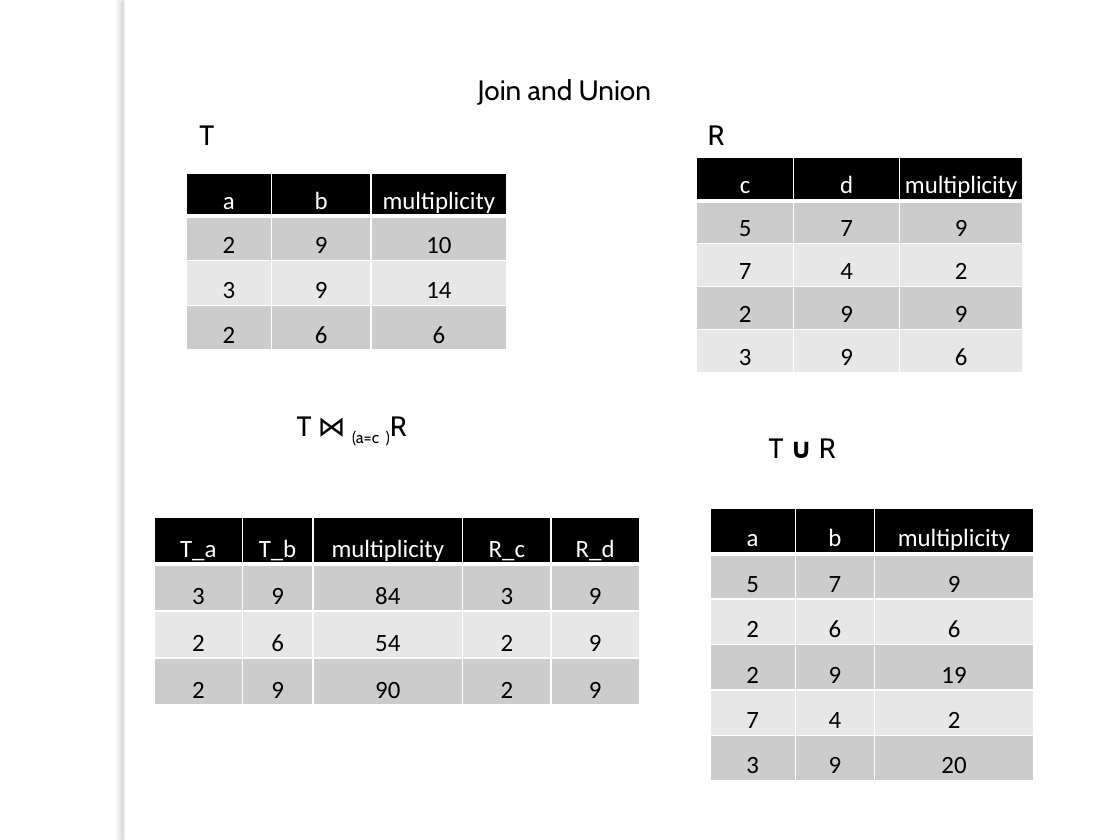
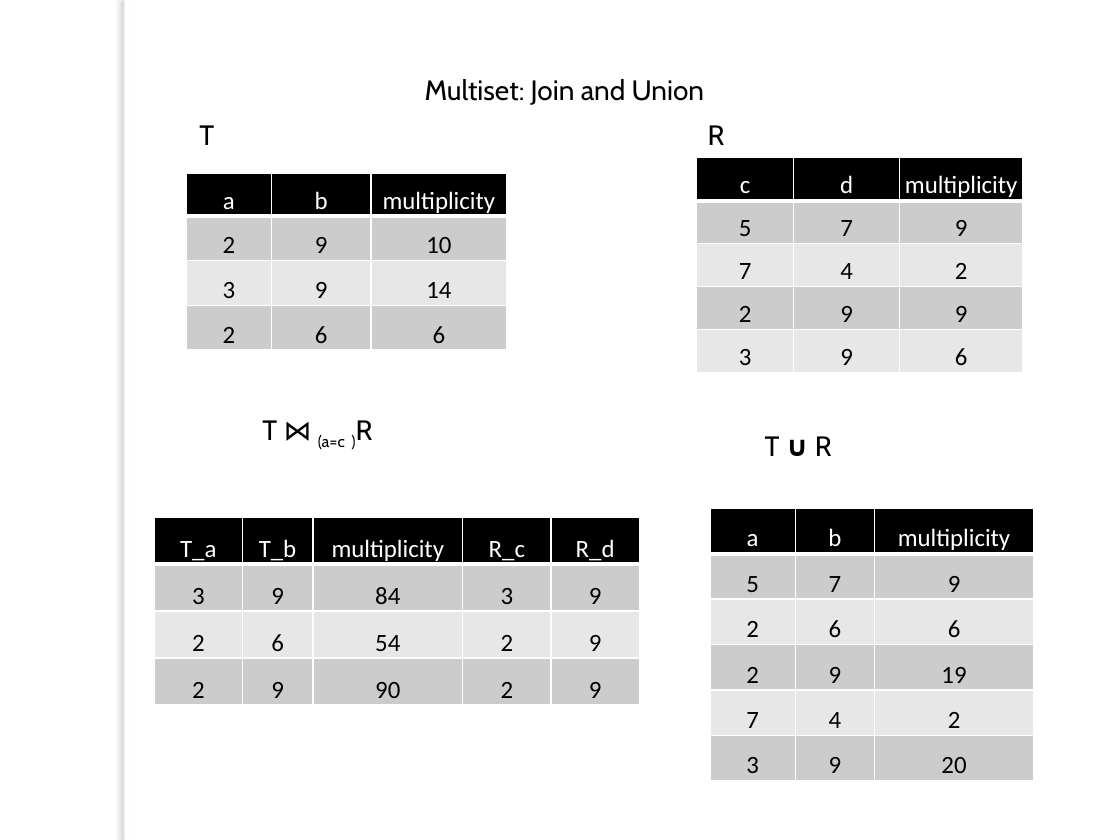
Before and after one commit to ZAsadi/MyRepository, a slide deck: slide 2 of Final_Presentation.pptx. Drawn at 1120x840 pixels with LibreOffice and Linux fonts; fonts in the diff are those of the drawing; background and template pictures are left out. Boxes give left, top, right and bottom in pixels: in the first picture for what was removed or moved away, otherwise in the second. Text is boxed around its words. In the diff, an @@ line names an element or a change of style, - is before the commit and + after.

```diff
--- a/Final_Presentation.pptx
+++ b/Final_Presentation.pptx
@@ text at [425, 79, 704, 105]: text changed @@
-Join and Union
+Multiset: Join and Union
@@ text "T ⋈ (a=c )R": place and size @@
-text "T ⋈ (a=c )R" at [297, 416, 407, 446]
+text "T ⋈ (a=c )R" at [262, 420, 373, 449]
@@ text "T ∪ R": place and size @@
-text "T ∪ R" at [769, 438, 836, 458]
+text "T ∪ R" at [765, 436, 832, 456]
```
Also in this commit, not shown: 2 other slides changed, 3 slides added.
